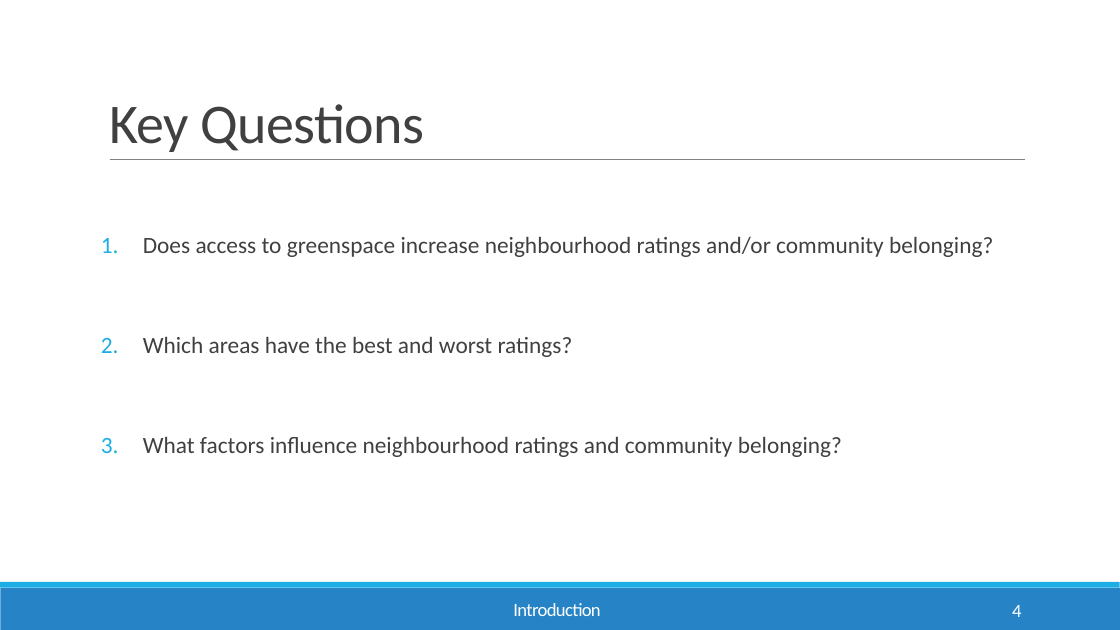
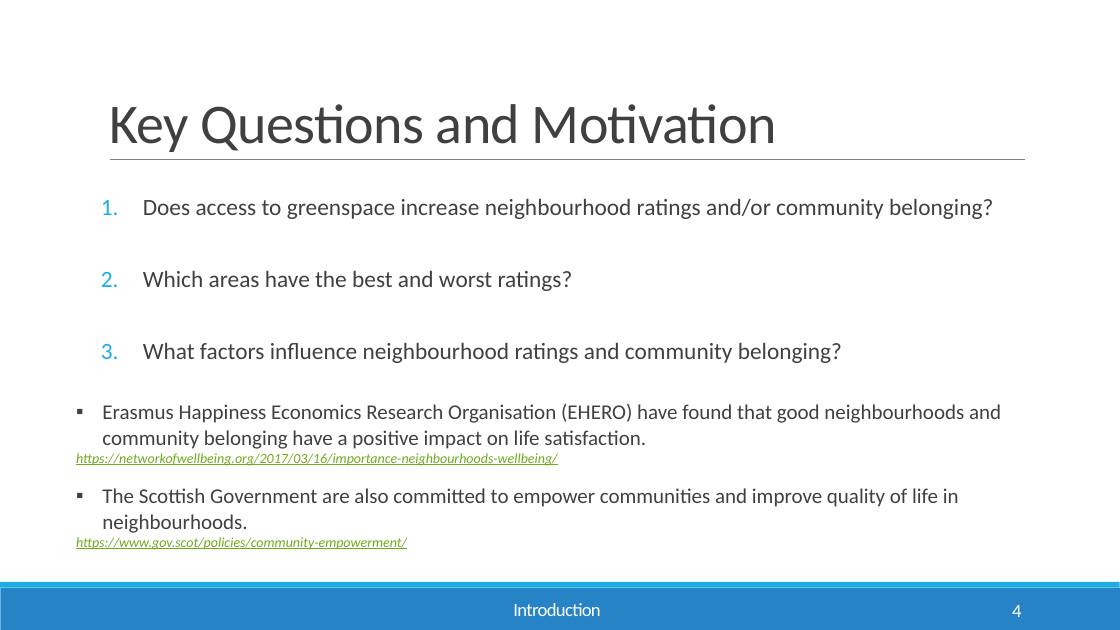
Before and after one commit to Emmz900/scottish_housing_project, a slide deck: slide 4 of presentation/Scottish Household Survey Analysis.pptx. Drawn at 1120x630 pixels with LibreOffice and Linux fonts; fonts in the diff are those of the drawing. Boxes give left, top, right and bottom in pixels: in the first picture for what was removed or moved away, otherwise in the second. Text is boxed around its words. In the diff, an @@ line names an element or a change of style, - is before the commit and + after.

```diff
--- a/presentation/Scottish Household Survey Analysis.pptx
+++ b/presentation/Scottish Household Survey Analysis.pptx
@@ title at (109, 104, 777, 152): text changed @@
-Key Questions
+Key Questions and Motivation
@@ text "Does access to greenspace increase ...": place and size @@
-text "Does access to greenspace increase ..." at (143, 237, 993, 457)
+text "Does access to greenspace increase ..." at (143, 199, 993, 363)
@@ text "Does access to greenspace increase ..." at (143, 199, 993, 363): line spacing 3 to 2 @@
@@ text added at (76, 404, 1001, 550), 18 pt, text #404040 @@
+▪ Erasmus Happiness Economics Research Organisation (EHERO) have found that good neighbourhoods and community belonging have a positive impact on life satisfaction.
+https://networkofwellbeing.org/2017/03/16/importance-neighbourhoods-wellbeing/
+▪ The Scottish Government are also committed to empower communities and improve quality of life in neighbourhoods.
+https://www.gov.scot/policies/community-empowerment/
```
Also in this commit, not shown: 2 other slides changed, 1 slide added, 5 other files.
